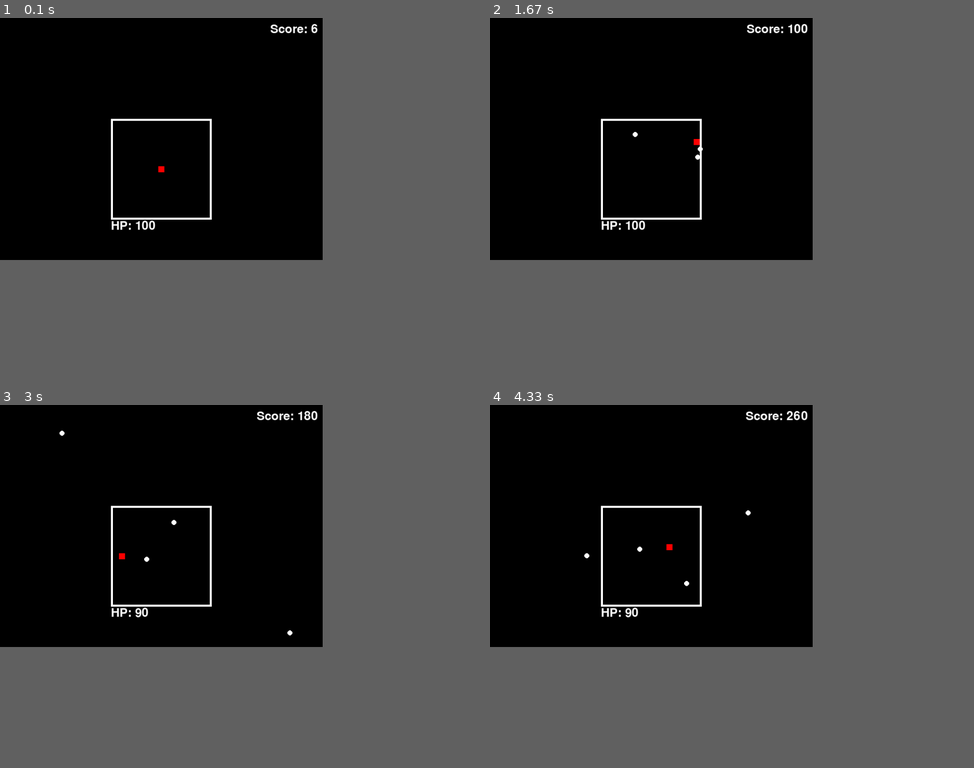
Above: before the commit, frames 1-4 (two rows, left to right).
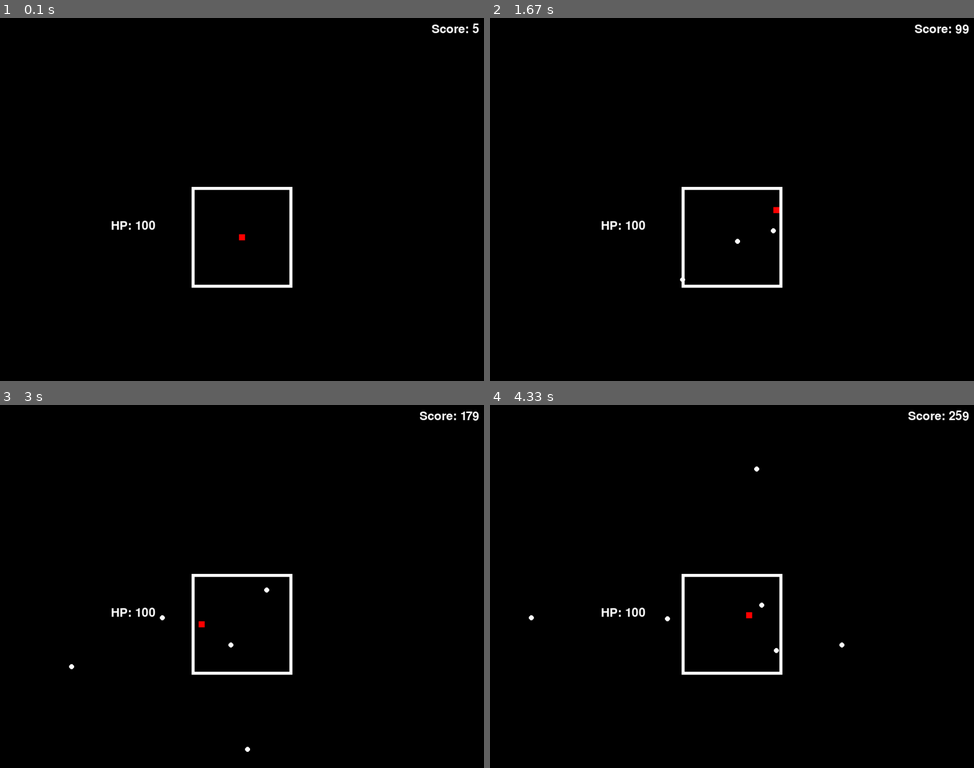
Above: after the commit, the same moments.

Repository: Adel-Rasul/Undertale-Pygame-project
Game: pygame game, started from pygame_project.py
Two runs of this game, one before a commit and one after it. Both use one fixed random seed, a clock stepped at 60 frames per second and the inputs below.
Inputs:
- Up to frame 1 (0.1 s): no input
- Up to frame 2 (1.67 s): hold Right 0.33-0.8 s; hold Up 0.83-1.13 s; hold Right 1.17-1.63 s
- Up to frame 3 (3 s): hold Left 1.67-2.2 s; hold Down 2.23-2.53 s; hold Left 2.57-2.97 s
- Up to frame 4 (4.33 s): hold Up 3-3.37 s; hold Right 3.4-4.03 s; hold Down from 4.07 s (still down)
In our replay, the window is 600x450 before the commit and 900x675 after it. These sizes can differ from the game's own. Grey fills any space a smaller window leaves; there, only what the larger window draws over its background counts as a difference.

The runs differ from the first frame. In frame 1, 1.5% of the frame differs, in the area x 22-99%, y 1-75%; in frame 2, 1.7%; in frame 3, 1.8%; in frame 4, 1.8%, in the area x 8-99%, y 1-75%.

Commit message:
Code Cleaned Up.

Diff:
--- a/pygame_project.py
+++ b/pygame_project.py
@@ -2,12 +2,11 @@
 import math
 import random
 
-WIDTH, HEIGHT = 640, 480
-window = pygame.display.set_mode((WIDTH,HEIGHT))
-BOX_RECT = pygame.Rect(220, 200, 200, 200)
-BORDER_THICKNESS = 4
+WIDTH, HEIGHT = 640*1.5, 480*1.5
+BOX_RECT = pygame.Rect(0, 0, 200, 200)
+
+BORDER_THICKNESS = 6
 INNER_BOX = BOX_RECT.inflate(-(BORDER_THICKNESS * 2), -(BORDER_THICKNESS * 2))
-pygame.display.set_caption("Undertale-Type Game")
 
 class PlayerSprite():
     def __init__(self, start_x, start_y):
@@ -15,44 +14,37 @@
         self.size = 12
         self.hp = 100
 
-        self.player_surface = pygame.Surface((self.size, self.size), pygame.SRCALPHA)
-        pygame.draw.rect(self.player_surface, (255, 0, 0), (0, 0, self.size, self.size))
-        self.player_rect = self.player_surface.get_rect(center=(start_x, start_y))
-
-        self.draw()
+        self.surface = pygame.Surface((self.size, self.size), pygame.SRCALPHA)
+        pygame.draw.rect(self.surface, (255, 0, 0), (0, 0, self.size, self.size))
+        self.rect = self.surface.get_rect(center=(start_x, start_y))
 
     def move(self, dx, dy):
-        self.player_rect.x += dx * self.speed
-        self.player_rect.y += dy * self.speed
-
-    def draw(self):
-        window.blit(self.player_surface, self.player_rect)
+        self.rect.x += dx * self.speed
+        self.rect.y += dy * self.speed
+
+    def draw(self, surface):
+        surface.blit(self.surface, self.rect)
 
 class Bullet:
-        def __init__(self, target_x, target_y):
+        def __init__(self, target_x, target_y, tier):
             self.speed = 3
             self.radius = 5
-            self.initialize_pos()
-
-            angle = math.atan2(target_y - self.y, target_x - self.x)
-            self.vx = math.cos(angle) * self.speed
-            self.vy = math.sin(angle) * self.speed
-
-            self.bullet_surface = pygame.Surface((self.radius*2, self.radius*2), pygame.SRCALPHA)
-            pygame.draw.circle(self.bullet_surface, (255, 255, 255), (self.radius,self.radius), self.radius)
-            self.bullet_rect = self.bullet_surface.get_rect(center= (self.x,self.y))
-
-            self.draw()
-
-        def draw(self):
-            window.blit(self.bullet_surface, self.bullet_rect)
+            self.tier = tier
+            self.initialize_pos(target_x, target_y)
+
+            self.surface = pygame.Surface((self.radius*2, self.radius*2), pygame.SRCALPHA)
+            pygame.draw.circle(self.surface, (255, 255, 255), (self.radius,self.radius), self.radius)
+            self.rect = self.surface.get_rect(center= (self.x,self.y))
+
+        def draw(self, surface):
+            surface.blit(self.surface, self.rect)
 
         def move(self):
             self.x+=self.vx
             self.y+=self.vy
-            self.bullet_rect.center = (int(self.x), int(self.y))
-
-        def initialize_pos(self):
+            self.rect.center = (int(self.x), int(self.y))
+
+        def initialize_pos(self, target_x, target_y):
             side = random.choice(["top","bottom","left","right"])
             if side == "top":
                 self.x, self.y = random.randint(BOX_RECT.left, BOX_RECT.right), BOX_RECT.top-12
@@ -63,50 +55,88 @@
             elif side == "right":
                 self.x, self.y =  BOX_RECT.right+12,random.randint(BOX_RECT.top, BOX_RECT.bottom)
 
-
-
-
-class game():
+            if self.tier == 1:
+                self.wave_attack(side)
+            elif self.tier == 2:
+                self.tier2()
+            elif self.tier == 3:
+                self.homing_attack(target_x, target_y)
+
+        def wave_attack(self, side):
+            if side == "top":
+
+                self.vx = 0
+                self.vy = self.speed
+            elif side == "bottom":
+
+                self.vx = 0
+                self.vy = -self.speed
+            elif side == "left":
+
+                self.vx = self.speed
+                self.vy = 0
+            elif side == "right":
+
+                self.vx = -self.speed
+                self.vy = 0
+
+        def tier2(self):
+            pass
+
+        def homing_attack(self, target_x, target_y):
+            angle = math.atan2(target_y - self.y, target_x - self.x)
+            self.vx = math.cos(angle) * self.speed
+            self.vy = math.sin(angle) * self.speed
+
+class Enemy:
+    def __init__(self):
+        pass
+
+    def bullet_attacks(self):
+        def wave():
+            pass
+
+        def homing():
+            pass
+
+class Game():
     def __init__(self):
         pygame.init()
-        # window was here
+        pygame.display.set_caption("Undertale-Type Game")
+        self.clock = pygame.time.Clock()
+
+        self.window = pygame.display.set_mode((WIDTH,HEIGHT))
+        window_rect = pygame.Rect(0,0,self.window.get_width(),self.window.get_height())
+        BOX_RECT.center = (window_rect.center[0], window_rect.center[1]+75)
+        self.box_rect = BOX_RECT
+        self.inner_box = BOX_RECT.inflate(-(BORDER_THICKNESS * 2), -(BORDER_THICKNESS * 2))
         self.game_font = pygame.font.Font(None, 36)
-        self.clock = pygame.time.Clock()
-        self.player = PlayerSprite(BOX_RECT.centerx, BOX_RECT.centery)
-        #self.bullet = Bullet(self.player.player_rect.centerx, self.player.player_rect.centery) #temp
+
+        self.player = PlayerSprite(self.box_rect.centerx, self.box_rect.centery)
         self.bullets = []
+        self.bullet_tier = 0
         self.timer = 0
         self.score = 0
+
         self.main_loop()
-
 
     def main_loop(self):
         while True:
-            self.check_events()
-
+            self.handle_events()
 
             if self.player.hp > 0:
-                self.draw_window()
+                self.render()
+                self.update()
 
             else:
-
-                window.fill((0,0,0))
-                game_over_text = self.game_font.render("Game Over", True, (255, 0, 0))
-                window.blit(game_over_text, (WIDTH // 2 - game_over_text.get_width() // 2, HEIGHT // 2 - game_over_text.get_height() // 2))
-                window.blit(self.score_text, (WIDTH // 2 - self.score_text.get_width() // 2, HEIGHT // 2 - self.score_text.get_height() // 2 + 50))
-
-
-                pygame.display.flip()
-                #pygame.time.delay(2000)
-                #texit()
+                self.render_game_over()
+
             self.clock.tick(60)
-    def check_events(self):
+
+    def handle_events(self):
         for event in pygame.event.get():
             if event.type == pygame.QUIT:
                 exit()
-
-
-
 
         keys = pygame.key.get_pressed()
         if keys[pygame.K_LEFT] or keys[pygame.K_a]:
@@ -118,44 +148,66 @@
         if keys[pygame.K_DOWN] or keys[pygame.K_s]:
             self.player.move(0,1)
 
-
-    def draw_window(self):
-        window.fill((0,0,0))
-
-        pygame.draw.rect(window, (255, 255, 255), BOX_RECT, BORDER_THICKNESS)
-        self.player.player_rect.clamp_ip(INNER_BOX)
-        self.player.draw()
-        #self.bullet.draw()
-        hp = self.game_font.render(f"HP: {self.player.hp}", True, (255, 255, 255))
-        window.blit(hp,(220,400))
-
-        if self.timer >= 30:
-            self.bullets.append(Bullet(self.player.player_rect.centerx, self.player.player_rect.centery))
-            #print(len(self.bullets))
-            #print(self.player.hp)
-            self.timer = 0
+        self.player.rect.clamp_ip(self.inner_box)
+
+    def update(self):
         self.timer+=1
         self.score += 1
-        self.score_text = self.game_font.render(f"Score: {self.score}", True, (255, 255, 255))
-        window.blit(self.score_text, (WIDTH - self.score_text.get_width() - 10, 10))
-
-
-        remaining = []
+
+        if self.score < 1800:
+            self.bullet_tier = 1
+        elif self.score >= 1800 and self.score <3600:
+            self.bullet_tier = 3
+        elif self.score >= 3600:
+            self.bullet_tier = 3
+
+        if self.timer >= 30:
+            self.bullets.append(Bullet(self.player.rect.centerx, self.player.rect.centery, self.bullet_tier))
+            self.timer = 0
+
+        # Dealing with Bullets
+        remaining_bullets = []
         for b in self.bullets:
             b.move()
-            b.draw()
-            if (0 < b.x < WIDTH and 0 < b.y < HEIGHT) and not b.bullet_rect.colliderect(self.player.player_rect):
-                remaining.append(b)
-            if b.bullet_rect.colliderect(self.player.player_rect):
+
+            if b.rect.colliderect(self.player.rect):
                 self.player.hp -= 10
-
                 print("HIT HP:",self.player.hp)
 
-
-        self.bullets = remaining
-        #self.bullet.move()
-
+            elif (0 < b.x < WIDTH and 0 < b.y < HEIGHT):
+                remaining_bullets.append(b)
+
+        self.bullets = remaining_bullets
+
+
+    def render(self):
+        self.window.fill((0,0,0))
+
+        #Player and Borders/Box
+        pygame.draw.rect(self.window, (255, 255, 255), BOX_RECT, BORDER_THICKNESS)
+        self.player.draw(self.window)
+
+        #Other Sprite Rendering
+        for b in self.bullets:
+            b.draw(self.window)
+
+        #UI Text
+        hp = self.game_font.render(f"HP: {self.player.hp}", True, (255, 255, 255))
+        self.window.blit(hp,(220,400))
+
+        self.score_text = self.game_font.render(f"Score: {self.score}", True, (255, 255, 255))
+        self.window.blit(self.score_text, (WIDTH - self.score_text.get_width() - 10, 10))
 
         pygame.display.flip()
 
-a = game()
+    def render_game_over(self):
+        self.window.fill((0,0,0))
+        game_over_text = self.game_font.render("Game Over", True, (255, 0, 0))
+        self.window.blit(game_over_text, (WIDTH // 2 - game_over_text.get_width() // 2, HEIGHT // 2 - game_over_text.get_height() // 2))
+        self.window.blit(self.score_text, (WIDTH // 2 - self.score_text.get_width() // 2, HEIGHT // 2 - self.score_text.get_height() // 2 + 50))
+
+        pygame.display.flip()
+        #pygame.time.delay(2000)
+        #texit()
+
+a = Game()
